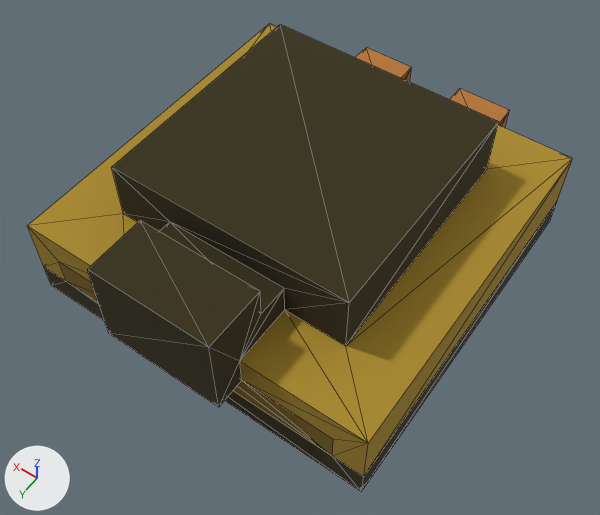
An edit to the OBJ model Assets/Models/enemy_t_base.obj, drawn before and after from the same camera.
Rendered twice from a 50 mm lens placed at (-0.986, 1.529, 2.188), pointed at (-0.048, 0.215, 0.123). Every picture has the same lights, and +X, +Y and +Z are marked at lower left. Mesh edges are drawn as thin lines. Where no turn or scale is listed for an object, it has been applied to the vertices. Vertices at the same position are counted once.

Names of what the first picture shows: 'Untitled'.
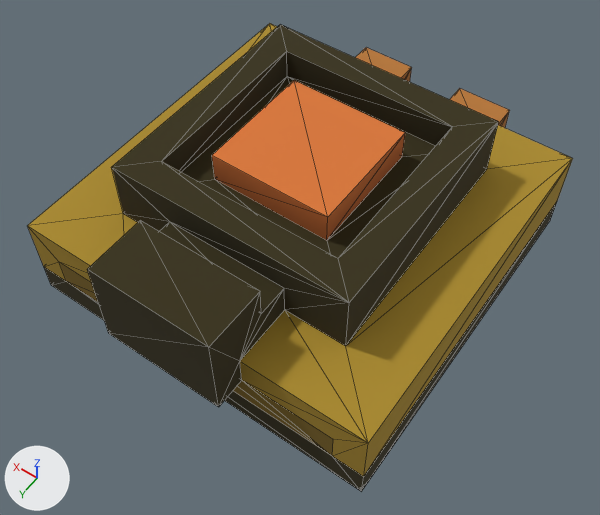
Where the change shows, as pixel boxes [x1, y1, x2, y2] in the pictures (600 x 515 px):
```json
{"part": 1, "of": "me_untitled", "change": "built on", "before": [112, 25, 499, 303], "after": [112, 25, 499, 303]}
```

Edits to the scene script, one JSON object a line:
```json
{"block": "me_untitled", "where": "# used by ob_untitled; location = (0.0, 0.0, 0.0)"}
{"op": "remove", "block": "me_untitled", "code": "me_untitled.from_pydata(...)  # 77 vertices, 150 faces; spans x -0.6..0.6, y -0.7..0.8, z 0.0..0.5"}
{"op": "add", "block": "me_untitled", "code": "me_untitled.from_pydata(...)  # 93 vertices, 182 faces; spans x -0.6..0.6, y -0.7..0.8, z 0.0..0.5"}
{"block": "me_untitled", "change": "me_untitled part 1"}
{"block": "me_untitled", "change": "2 faces are deleted"}
{"block": "me_untitled", "change": "8 vertices are added at x -0.3..0.3, y -0.2..0.4, z 0.4"}
{"block": "me_untitled", "change": "8 new vertices lie (0.0, 0.0, 0.1) away from vertices in x -0.3..0.3, y -0.2..0.4, z 0.4"}
{"block": "me_untitled", "change": "34 new faces join them"}
```
